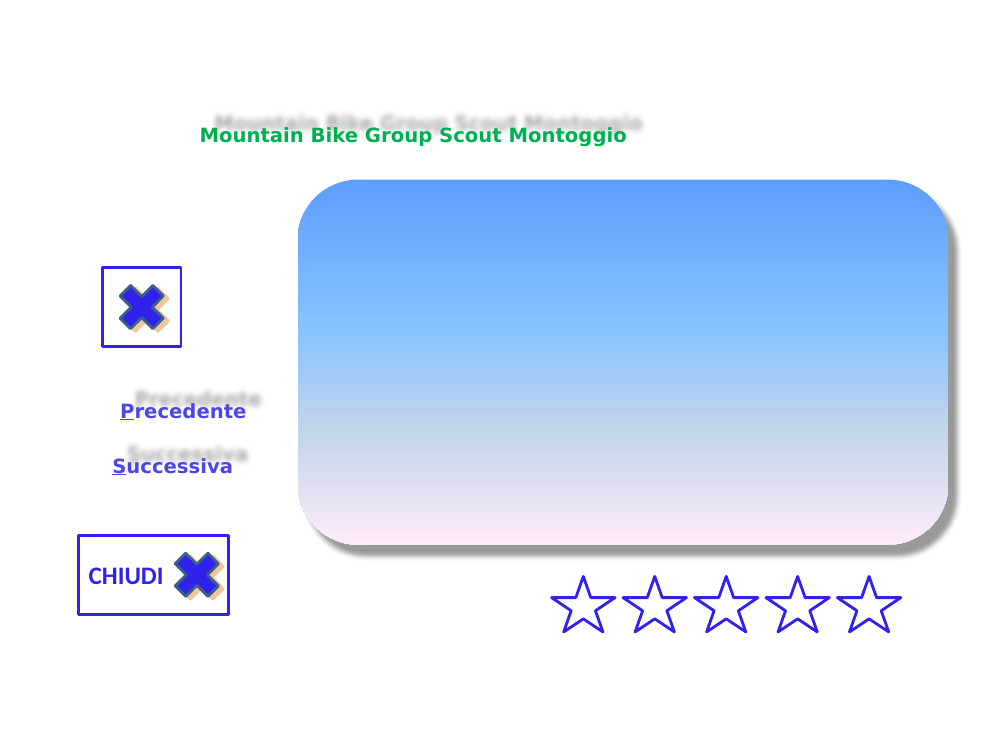
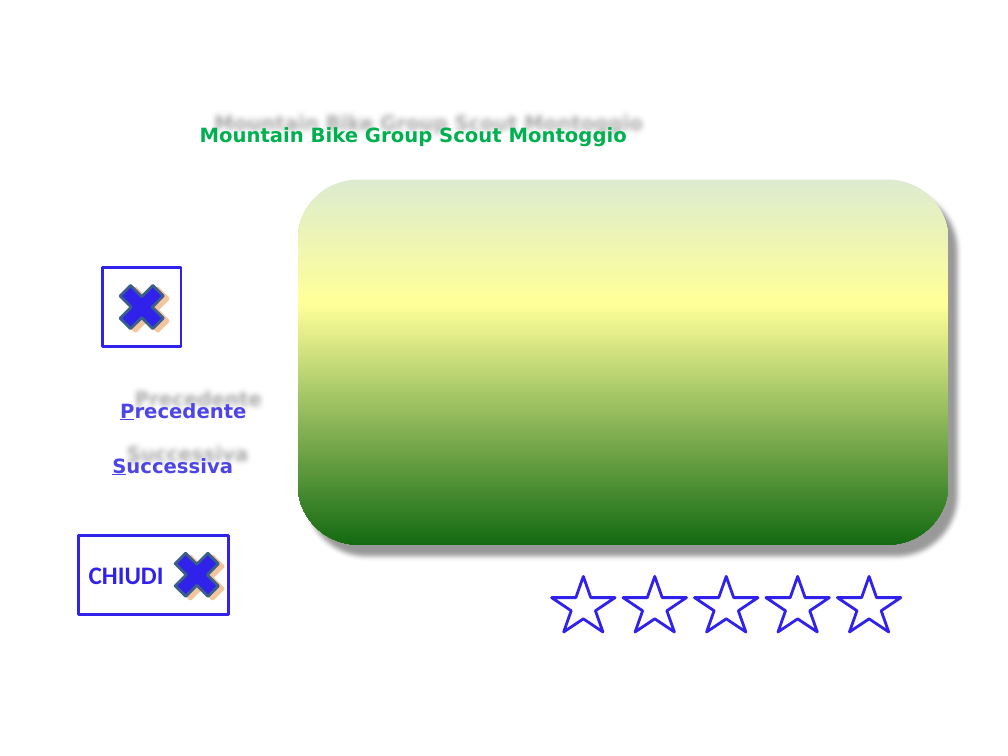
Before and after one commit to jbvios/mtbscout, a slide deck: slide 1 of Resources/Presentation.pptx. Drawn at 1008x756 pixels with LibreOffice and Linux fonts; fonts in the diff are those of the drawing. Boxes give left, top, right and bottom in pixels: in the first picture for what was removed or moved away, otherwise in the second. Text is boxed around its words. In the diff, an @@ line names an element or a change of style, - is before the commit and + after.

```diff
--- a/Resources/Presentation.pptx
+++ b/Resources/Presentation.pptx
@@ rounded rectangle at [297, 179, 949, 544]: fill gradient #5E9EFF to #85C2FF to #C4D6EB to #FFEBFA to gradient #DDEBCF to #FFFF99 to #156B13 @@
```
Also in this commit, not shown: 2 other files.
